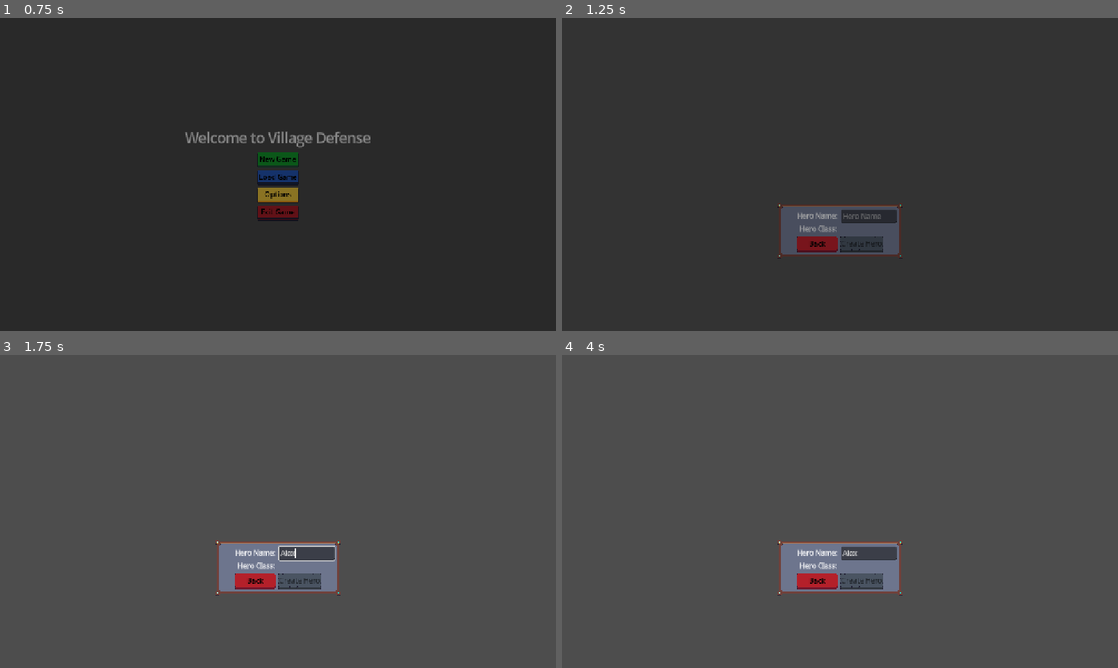
Above: before the commit, frames 1-4 (two rows, left to right).
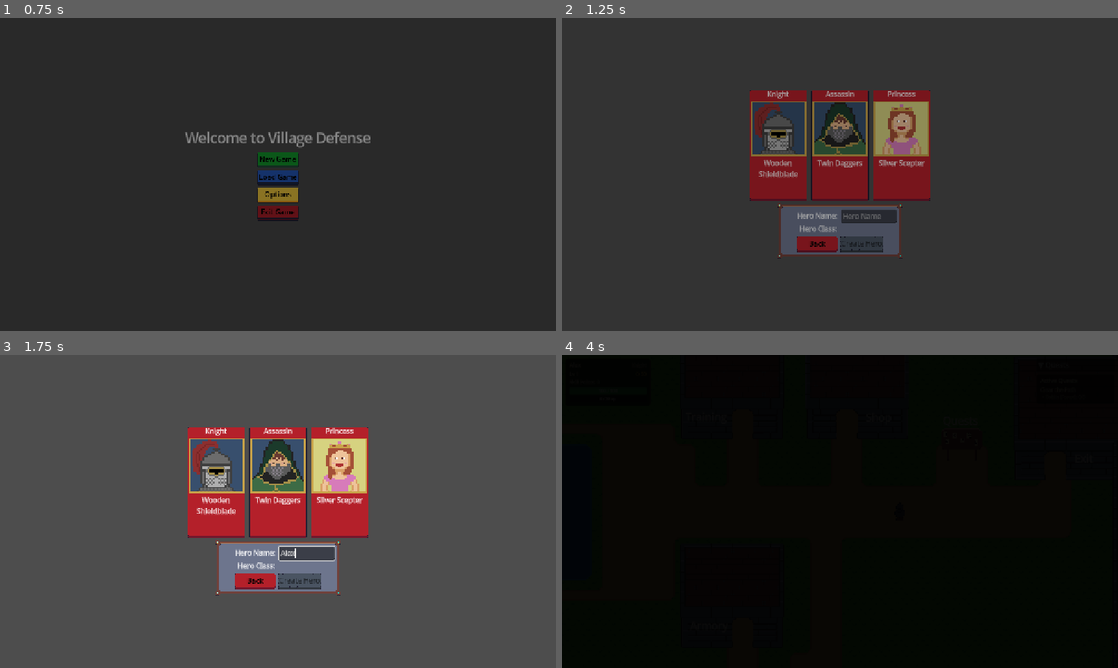
Above: after the commit, the same moments.

Repository: navtges3/PixelValley
Game: Godot game, scene res://scenes/ui/screens/main_menu_screen.tscn
Two runs of this game, one before a commit and one after it. Both use one fixed random seed, a clock stepped at 60 frames per second and the inputs below. Sound files missing from this copy of the repository are replaced by a short silence.
Inputs (mouse positions are in pixels of both pictures, inside the frame that each line leads up to):
- Up to frame 1 (0.75 s): click "New Game" at 0.5 s
- Up to frame 2 (1.25 s): no input
- Up to frame 3 (1.75 s): click (305, 552) at 1.27 s; type "Alex" at 1.35 s
- Up to frame 4 (4 s): click (778, 483) at 2.02 s; click (862, 580) at 2.75 s, where only the run after the commit has a clickable "Create Hero"; click (840, 423) at 3.5 s, where only the run after the commit has a clickable "Empty Slot"

Frame 1 is identical in both runs. In frame 2, 8.9% of the frame differs, in the area x 33-67%, y 23-59%; in frame 3, 11%; in frame 4, 100%, in the area x 0-100%, y 0-100%.

Commit message:
Refactor audio and item loading systems: replace preload with direct paths, implement caching for audio, and streamline item registration

Diff:
--- a/autoload/audio_manager.gd
+++ b/autoload/audio_manager.gd
@@ -13,9 +13,11 @@
 
 const MUSIC_FADE_TIME := 0.8
 
-const MUSIC := {
-	"background": preload("res://audio/background_music.mp3")
+const MUSIC_PATHS := {
+	"background": "res://audio/background_music.mp3",
 }
+
+var _music_cache: Dictionary = {}
 
 # ---------------------------------------------------------
 # INIT
@@ -46,10 +48,12 @@
 		_music_player.play()
 
 func play_music_by_id(id: String, fade := true) -> void:
-	if not MUSIC.has(id):
+	if not MUSIC_PATHS.has(id):
 		push_warning("AudioManager: Unknown music id '%s'" % id)
 		return
-	play_music(MUSIC[id], fade)
+	if not _music_cache.has(id):
+		_music_cache[id] = load(MUSIC_PATHS[id])
+	play_music(_music_cache[id], fade)
 
 func stop_music(fade := true) -> void:
 	if not _music_player.playing:
--- a/autoload/item_loader.gd
+++ b/autoload/item_loader.gd
@@ -1,100 +1,96 @@
 extends Node
 
-var _registry: Dictionary = {}
+var _paths: Dictionary = {}
+var _cache: Dictionary = {}
 
 func _ready() -> void:
 	_register_potions()
 	_register_weapons()
 
 func _register_potions() -> void:
-	_register("lesser_healing_potion", preload("res://resources/items/potions/lesser_healing_potion.tres"))
-	_register("greater_healing_potion", preload("res://resources/items/potions/greater_healing_potion.tres"))
-	_register("regeneration_potion", preload("res://resources/items/potions/regeneration_potion.tres"))
-	_register("attack_potion", preload("res://resources/items/potions/attack_potion.tres"))
-	_register("magic_potion", preload("res://resources/items/potions/magic_potion.tres"))
-	_register("defense_potion", preload("res://resources/items/potions/defense_potion.tres"))
-	_register("resistance_potion", preload("res://resources/items/potions/resistance_potion.tres"))
-	_register("energy_potion", preload("res://resources/items/potions/energy_potion.tres"))
-	_register("stonehide_tonic", preload("res://resources/items/potions/stonehide_tonic.tres"))
+	_register("lesser_healing_potion", "res://resources/items/potions/lesser_healing_potion.tres")
+	_register("greater_healing_potion", "res://resources/items/potions/greater_healing_potion.tres")
+	_register("regeneration_potion", "res://resources/items/potions/regeneration_potion.tres")
+	_register("attack_potion", "res://resources/items/potions/attack_potion.tres")
+	_register("magic_potion", "res://resources/items/potions/magic_potion.tres")
+	_register("defense_potion", "res://resources/items/potions/defense_potion.tres")
+	_register("resistance_potion", "res://resources/items/potions/resistance_potion.tres")
+	_register("energy_potion", "res://resources/items/potions/energy_potion.tres")
+	_register("stonehide_tonic", "res://resources/items/potions/stonehide_tonic.tres")
 
 func _register_weapons() -> void:
 	# Assassin - Common
-	_register("rusty_shortsword", preload("res://resources/items/weapons/assassin_weapons/common/rusty_shortsword.tres"))
-	_register("silent_dirk", preload("res://resources/items/weapons/assassin_weapons/common/silent_dirk.tres"))
-	_register("throwing_knives", preload("res://resources/items/weapons/assassin_weapons/common/throwing_knives.tres"))
-	_register("twin_daggers", preload("res://resources/items/weapons/assassin_weapons/common/twin_daggers.tres"))
-	_register("curved_scimitar", preload("res://resources/items/weapons/assassin_weapons/common/curved_scimitar.tres"))
+	_register("rusty_shortsword", "res://resources/items/weapons/assassin_weapons/common/rusty_shortsword.tres")
+	_register("silent_dirk", "res://resources/items/weapons/assassin_weapons/common/silent_dirk.tres")
+	_register("throwing_knives", "res://resources/items/weapons/assassin_weapons/common/throwing_knives.tres")
+	_register("twin_daggers", "res://resources/items/weapons/assassin_weapons/common/twin_daggers.tres")
+	_register("curved_scimitar", "res://resources/items/weapons/assassin_weapons/common/curved_scimitar.tres")
 	# Assassin - Rare
-	_register("eclipse_edge", preload("res://resources/items/weapons/assassin_weapons/rare/eclipse_edge.tres"))
-	_register("shadowveil_katar", preload("res://resources/items/weapons/assassin_weapons/rare/shadowveil_katar.tres"))
-	_register("venomfang_blades", preload("res://resources/items/weapons/assassin_weapons/rare/venomfang_blades.tres"))
+	_register("eclipse_edge", "res://resources/items/weapons/assassin_weapons/rare/eclipse_edge.tres")
+	_register("shadowveil_katar", "res://resources/items/weapons/assassin_weapons/rare/shadowveil_katar.tres")
+	_register("venomfang_blades", "res://resources/items/weapons/assassin_weapons/rare/venomfang_blades.tres")
 	# Assassin - Legendary
-	_register("shades_whisper", preload("res://resources/items/weapons/assassin_weapons/legendary/shades_whisper.tres"))
-	_register("widowmaker", preload("res://resources/items/weapons/assassin_weapons/legendary/widowmaker.tres"))
+	_register("shades_whisper", "res://resources/items/weapons/assassin_weapons/legendary/shades_whisper.tres")
+	_register("widowmaker", "res://resources/items/weapons/assassin_weapons/legendary/widowmaker.tres")
 	# Knight - Common
-	_register("bronze_mace", preload("res://resources/items/weapons/knight_weapons/common/bronze_mace.tres"))
-	_register("iron_longsword", preload("res://resources/items/weapons/knight_weapons/common/iron_longsword.tres"))
-	_register("soldiers_spear", preload("res://resources/items/weapons/knight_weapons/common/soldiers_spear.tres"))
-	_register("steel_claymore", preload("res://resources/items/weapons/knight_weapons/common/steel_claymore.tres"))
-	_register("wooden_shieldblade", preload("res://resources/items/weapons/knight_weapons/common/wooden_shieldblade.tres"))
+	_register("bronze_mace", "res://resources/items/weapons/knight_weapons/common/bronze_mace.tres")
+	_register("iron_longsword", "res://resources/items/weapons/knight_weapons/common/iron_longsword.tres")
+	_register("soldiers_spear", "res://resources/items/weapons/knight_weapons/common/soldiers_spear.tres")
+	_register("steel_claymore", "res://resources/items/weapons/knight_weapons/common/steel_claymore.tres")
+	_register("wooden_shieldblade", "res://resources/items/weapons/knight_weapons/common/wooden_shieldblade.tres")
 	# Knight - Rare
-	_register("knight_commanders_halberd", preload("res://resources/items/weapons/knight_weapons/rare/knight_commanders_halberd.tres"))
-	_register("oathkeeper_blade", preload("res://resources/items/weapons/knight_weapons/rare/oathkeeper_blade.tres"))
-	_register("paladins_brand", preload("res://resources/items/weapons/knight_weapons/rare/paladins_brand.tres"))
+	_register("knight_commanders_halberd", "res://resources/items/weapons/knight_weapons/rare/knight_commanders_halberd.tres")
+	_register("oathkeeper_blade", "res://resources/items/weapons/knight_weapons/rare/oathkeeper_blade.tres")
+	_register("paladins_brand", "res://resources/items/weapons/knight_weapons/rare/paladins_brand.tres")
 	# Knight - Legendary
-	_register("aegisbreaker", preload("res://resources/items/weapons/knight_weapons/legendary/aegisbreaker.tres"))
-	_register("valors_end", preload("res://resources/items/weapons/knight_weapons/legendary/valors_end.tres"))
+	_register("aegisbreaker", "res://resources/items/weapons/knight_weapons/legendary/aegisbreaker.tres")
+	_register("valors_end", "res://resources/items/weapons/knight_weapons/legendary/valors_end.tres")
 	# Princess - Common
-	_register("apprentices_wand", preload("res://resources/items/weapons/princess_weapons/common/apprentices_wand.tres"))
-	_register("enchanted_fan", preload("res://resources/items/weapons/princess_weapons/common/enchanted_fan.tres"))
-	_register("focus_orb", preload("res://resources/items/weapons/princess_weapons/common/focus_orb.tres"))
-	_register("runed_staff", preload("res://resources/items/weapons/princess_weapons/common/runed_staff.tres"))
-	_register("silver_scepter", preload("res://resources/items/weapons/princess_weapons/common/silver_scepter.tres"))
+	_register("apprentices_wand", "res://resources/items/weapons/princess_weapons/common/apprentices_wand.tres")
+	_register("enchanted_fan", "res://resources/items/weapons/princess_weapons/common/enchanted_fan.tres")
+	_register("focus_orb", "res://resources/items/weapons/princess_weapons/common/focus_orb.tres")
+	_register("runed_staff", "res://resources/items/weapons/princess_weapons/common/runed_staff.tres")
+	_register("silver_scepter", "res://resources/items/weapons/princess_weapons/common/silver_scepter.tres")
 	# Princess - Rare
-	_register("moonlight_wand", preload("res://resources/items/weapons/princess_weapons/rare/moonlight_wand.tres"))
-	_register("royal_channelers_staff", preload("res://resources/items/weapons/princess_weapons/rare/royal_channelers_staff.tres"))
-	_register("sages_mirror_orb", preload("res://resources/items/weapons/princess_weapons/rare/sages_mirror_orb.tres"))
+	_register("moonlight_wand", "res://resources/items/weapons/princess_weapons/rare/moonlight_wand.tres")
+	_register("royal_channelers_staff", "res://resources/items/weapons/princess_weapons/rare/royal_channelers_staff.tres")
+	_register("sages_mirror_orb", "res://resources/items/weapons/princess_weapons/rare/sages_mirror_orb.tres")
 	# Princess - Legendary
-	_register("celestias_crownstaff", preload("res://resources/items/weapons/princess_weapons/legendary/celestias_crownstaff.tres"))
-	_register("heart_of_eternity", preload("res://resources/items/weapons/princess_weapons/legendary/heart_of_eternity.tres"))
+	_register("celestias_crownstaff", "res://resources/items/weapons/princess_weapons/legendary/celestias_crownstaff.tres")
+	_register("heart_of_eternity", "res://resources/items/weapons/princess_weapons/legendary/heart_of_eternity.tres")
 
-func _register(id: String, item: Item) -> void:
-	if _registry.has(id):
+func _register(id: String, path: String) -> void:
+	if _paths.has(id):
 		push_warning("ItemLoader: duplicate registration for '%s'" % id)
 		return
-	_registry[id] = item
-
-# --- Public API ---
+	_paths[id] = path
 
 func get_item(id: String) -> Item:
 	if id == "":
 		return null
-	# Direct registry lookup (fast path)
-	if _registry.has(id):
-		return _registry[id]
-	# Migration: id is actually a full resource path from an old save
-	if id.begins_with("res://"):
-		var filename := id.get_file().get_basename()
-		if _registry.has(filename):
-			return _registry[filename]
-		push_warning("ItemLoader: path '%s' not in registry, falling back to load()" % id)
-		return load(id)
-	push_error("ItemLoader: unknown item id '%s'" % id)
+	if _cache.has(id):
+		return _cache[id]
+	if _paths.has(id):
+		var item := load(_paths[id]) as Item
+		_cache[id] = item
+		return item
 	return null
 
 func get_item_id(item: Item) -> String:
 	if item == null:
 		return ""
-	# Fast path: exact reference match
-	for id in _registry:
-		if _registry[id] == item:
+	for id in _cache:
+		if _cache[id] == item:
 			return id
-	# Fallback: name match for duplicated resources (e.g. shop items)
-	for id in _registry:
-		if _registry[id].name == item.name:
+	for id in _paths:
+		var cached := get_item(id)
+		if cached and cached.name == item.name:
 			return id
-	push_error("ItemLoader: item '%s' has no registered id - was it registered?" % item.name)
+	push_error("ItemLoader: item '%s' not registered" % item.name)
 	return ""
 
 func has_item(id: String) -> bool:
-	return _registry.has(id)
+	return _paths.has(id)
+
+func clear_cache() -> void:
+	_cache.clear()
--- a/autoload/monster_loader.gd
+++ b/autoload/monster_loader.gd
@@ -9,26 +9,22 @@
 	OGRE_KING,
 }
 
-var monster_db: Dictionary = {
-	MonsterID.GOBLIN: preload("res://resources/characters/monsters/goblin/goblin.tres"),
-	MonsterID.ORC: preload("res://resources/characters/monsters/orc/orc.tres"),
-	MonsterID.ORC_CHIEFTAIN: preload("res://resources/characters/monsters/orc_chieftain/orc_chieftain.tres"),
-	MonsterID.OGRE: preload("res://resources/characters/monsters/ogre/ogre.tres"),
-	MonsterID.OGRE_WARLORD: preload("res://resources/characters/monsters/ogre_warlord/ogre_warlord.tres"),
-	MonsterID.OGRE_KING: preload("res://resources/characters/monsters/ogre_king/ogre_king.tres"),
+var monster_paths: Dictionary = {
+	MonsterID.GOBLIN: "res://resources/characters/monsters/goblin/goblin.tres",
+	MonsterID.ORC: "res://resources/characters/monsters/orc/orc.tres",
+	MonsterID.ORC_CHIEFTAIN: "res://resources/characters/monsters/orc_chieftain/orc_chieftain.tres",
+	MonsterID.OGRE: "res://resources/characters/monsters/ogre/ogre.tres",
+	MonsterID.OGRE_WARLORD: "res://resources/characters/monsters/ogre_warlord/ogre_warlord.tres",
+	MonsterID.OGRE_KING: "res://resources/characters/monsters/ogre_king/ogre_king.tres",
 }
 
+func new_monster(monster_id: MonsterID) -> Monster:
+	if not monster_paths.has(monster_id):
+		push_error("MONSTER '%s' not found." % monster_id)
+		return null
+	return (load(monster_paths[monster_id]) as Monster).duplicate(true)
+
 func get_monster_name(monster_id: MonsterID) -> String:
-	if monster_id in monster_db:
-		return monster_db[monster_id].name
-	else:
+	if not monster_paths.has(monster_id):
 		return "Unknown Monster"
-
-func new_monster(monster_id: MonsterID) -> Monster:
-	if monster_id in monster_db:
-		var monster = monster_db[monster_id].duplicate(true) as Monster
-		print("Loading new %s..." % monster.name)
-		return monster
-	else:
-		push_error("Monster '%s' not found in database." % monster_id)
-		return null
+	return (load(monster_paths[monster_id]) as Monster).name
--- a/resources/characters/heroes/assassin/assassin.tres
+++ b/resources/characters/heroes/assassin/assassin.tres
@@ -3,33 +3,16 @@
 [ext_resource type="Script" uid="uid://blp0fv0xnajdb" path="res://scripts/data/active_effect.gd" id="1_5kf2f"]
 [ext_resource type="Resource" uid="uid://v505fsseyxvh" path="res://resources/characters/heroes/assassin/assassin_battle_visual.tres" id="2_yl6vl"]
 [ext_resource type="Resource" uid="uid://dxambea5c1r2r" path="res://resources/items/weapons/assassin_weapons/common/twin_daggers.tres" id="3_fisov"]
-[ext_resource type="Script" uid="uid://d0mdck5mlsm03" path="res://scripts/data/item_stack.gd" id="4_sg6bw"]
-[ext_resource type="Resource" uid="uid://cyiqwotfm3gq6" path="res://resources/items/potions/regeneration_potion.tres" id="5_irluw"]
-[ext_resource type="Resource" uid="uid://cfwejpwyn8due" path="res://resources/items/potions/attack_potion.tres" id="6_mtvg4"]
 [ext_resource type="Script" uid="uid://4rm24oomjap7" path="res://scripts/characters/inventory.gd" id="7_w01e8"]
-[ext_resource type="Script" uid="uid://dgykeyxn7fefw" path="res://scripts/data/weapon.gd" id="8_xru4w"]
 [ext_resource type="Texture2D" uid="uid://onvyq0o8uo1i" path="res://assets/heroes/assassin/assassin.png" id="9_v2cp1"]
 [ext_resource type="Script" uid="uid://b1x8jfufxk3xv" path="res://scripts/characters/hero.gd" id="10_bn4q3"]
 [ext_resource type="Script" uid="uid://hxleldka7y06" path="res://scripts/characters/stat_block.gd" id="11_k7l02"]
 [ext_resource type="SpriteFrames" uid="uid://eavowwne1r5i" path="res://resources/characters/heroes/assassin/assassin_world_sprite_frames.tres" id="12_yl6vl"]
 
-[sub_resource type="Resource" id="Resource_myjxf"]
-script = ExtResource("4_sg6bw")
-item = ExtResource("5_irluw")
-count = 2
-metadata/_custom_type_script = "uid://d0mdck5mlsm03"
-
-[sub_resource type="Resource" id="Resource_8bnnm"]
-script = ExtResource("4_sg6bw")
-item = ExtResource("6_mtvg4")
-count = 2
-metadata/_custom_type_script = "uid://d0mdck5mlsm03"
-
 [sub_resource type="Resource" id="Resource_0t77m"]
 script = ExtResource("7_w01e8")
 gold = 50
 equipped_weapon = ExtResource("3_fisov")
-potions = Array[ExtResource("4_sg6bw")]([SubResource("Resource_myjxf"), SubResource("Resource_8bnnm")])
 metadata/_custom_type_script = "uid://4rm24oomjap7"
 
 [sub_resource type="Resource" id="Resource_3wgu5"]
--- a/resources/characters/heroes/knight/knight.tres
+++ b/resources/characters/heroes/knight/knight.tres
@@ -3,33 +3,16 @@
 [ext_resource type="Script" uid="uid://blp0fv0xnajdb" path="res://scripts/data/active_effect.gd" id="1_it814"]
 [ext_resource type="Resource" uid="uid://b0yth7mxsivg0" path="res://resources/characters/heroes/knight/knight_battle_visual.tres" id="2_2ujav"]
 [ext_resource type="Resource" uid="uid://br6hwj0vp2ykl" path="res://resources/items/weapons/knight_weapons/common/wooden_shieldblade.tres" id="3_1b3f1"]
-[ext_resource type="Script" uid="uid://d0mdck5mlsm03" path="res://scripts/data/item_stack.gd" id="4_h2kic"]
-[ext_resource type="Resource" uid="uid://cyiqwotfm3gq6" path="res://resources/items/potions/regeneration_potion.tres" id="5_psytt"]
-[ext_resource type="Resource" uid="uid://4gl0mwbttg8d" path="res://resources/items/potions/energy_potion.tres" id="6_ygbpt"]
 [ext_resource type="Script" uid="uid://4rm24oomjap7" path="res://scripts/characters/inventory.gd" id="7_i6dhb"]
-[ext_resource type="Script" uid="uid://dgykeyxn7fefw" path="res://scripts/data/weapon.gd" id="8_33c6g"]
 [ext_resource type="Texture2D" uid="uid://c8hydb1a47nnk" path="res://assets/heroes/knight/knight.png" id="9_gftrw"]
 [ext_resource type="Script" uid="uid://b1x8jfufxk3xv" path="res://scripts/characters/hero.gd" id="10_y0wgc"]
 [ext_resource type="Script" uid="uid://hxleldka7y06" path="res://scripts/characters/stat_block.gd" id="11_qfr5j"]
 [ext_resource type="SpriteFrames" uid="uid://d31u570pq5i0f" path="res://resources/characters/heroes/knight/knight_world_sprite_frames.tres" id="12_2ujav"]
 
-[sub_resource type="Resource" id="Resource_nsv5r"]
-script = ExtResource("4_h2kic")
-item = ExtResource("5_psytt")
-count = 2
-metadata/_custom_type_script = "uid://d0mdck5mlsm03"
-
-[sub_resource type="Resource" id="Resource_msovw"]
-script = ExtResource("4_h2kic")
-item = ExtResource("6_ygbpt")
-count = 2
-metadata/_custom_type_script = "uid://d0mdck5mlsm03"
-
 [sub_resource type="Resource" id="Resource_w4hxg"]
 script = ExtResource("7_i6dhb")
 gold = 50
 equipped_weapon = ExtResource("3_1b3f1")
-potions = Array[ExtResource("4_h2kic")]([SubResource("Resource_nsv5r"), SubResource("Resource_msovw")])
 metadata/_custom_type_script = "uid://4rm24oomjap7"
 
 [sub_resource type="Resource" id="Resource_wwsut"]
--- a/resources/characters/heroes/princess/princess.tres
+++ b/resources/characters/heroes/princess/princess.tres
@@ -3,33 +3,16 @@
 [ext_resource type="Script" uid="uid://blp0fv0xnajdb" path="res://scripts/data/active_effect.gd" id="1_j0i8t"]
 [ext_resource type="Resource" uid="uid://c2n1qo8jdtaxw" path="res://resources/characters/heroes/princess/princess_battle_visual.tres" id="2_cu6tq"]
 [ext_resource type="Resource" uid="uid://2xnjln6p48rw" path="res://resources/items/weapons/princess_weapons/common/silver_scepter.tres" id="3_if4lv"]
-[ext_resource type="Script" uid="uid://d0mdck5mlsm03" path="res://scripts/data/item_stack.gd" id="4_pouv5"]
-[ext_resource type="Resource" uid="uid://cyiqwotfm3gq6" path="res://resources/items/potions/regeneration_potion.tres" id="5_rw6ih"]
-[ext_resource type="Resource" uid="uid://4gl0mwbttg8d" path="res://resources/items/potions/energy_potion.tres" id="6_eoppb"]
 [ext_resource type="Script" uid="uid://4rm24oomjap7" path="res://scripts/characters/inventory.gd" id="7_ckwek"]
-[ext_resource type="Script" uid="uid://dgykeyxn7fefw" path="res://scripts/data/weapon.gd" id="8_43vr3"]
 [ext_resource type="Texture2D" uid="uid://crvpafnprgkcq" path="res://assets/heroes/princess/Princess.png" id="9_b4bc3"]
 [ext_resource type="Script" uid="uid://b1x8jfufxk3xv" path="res://scripts/characters/hero.gd" id="10_j6iev"]
 [ext_resource type="Script" uid="uid://hxleldka7y06" path="res://scripts/characters/stat_block.gd" id="11_vf8yv"]
 [ext_resource type="SpriteFrames" uid="uid://br70y6oaqtnhn" path="res://resources/characters/heroes/princess/princess_world_sprite_frames.tres" id="12_cu6tq"]
 
-[sub_resource type="Resource" id="Resource_2mwf8"]
-script = ExtResource("4_pouv5")
-item = ExtResource("5_rw6ih")
-count = 2
-metadata/_custom_type_script = "uid://d0mdck5mlsm03"
-
-[sub_resource type="Resource" id="Resource_xylvd"]
-script = ExtResource("4_pouv5")
-item = ExtResource("6_eoppb")
-count = 2
-metadata/_custom_type_script = "uid://d0mdck5mlsm03"
-
 [sub_resource type="Resource" id="Resource_od506"]
 script = ExtResource("7_ckwek")
 gold = 50
 equipped_weapon = ExtResource("3_if4lv")
-potions = Array[ExtResource("4_pouv5")]([SubResource("Resource_2mwf8"), SubResource("Resource_xylvd")])
 metadata/_custom_type_script = "uid://4rm24oomjap7"
 
 [sub_resource type="Resource" id="Resource_qej26"]
--- a/scripts/data/effect.gd
+++ b/scripts/data/effect.gd
@@ -4,6 +4,20 @@
 enum EffectType { HEAL, ENERGY, POISON,
 					BUFF_ATTACK, BUFF_MAGIC, BUFF_DEFENSE, BUFF_RESISTANCE,
 					DEBUFF_ATTACK, DEBUFF_MAGIC, DEBUFF_DEFENSE, DEBUFF_RESISTANCE }
+
+const THEME_PATHS: Dictionary = {
+	Effect.EffectType.HEAL:             "res://resources/ui/button_themes/regular/green_button.tres",
+	Effect.EffectType.ENERGY:           "res://resources/ui/button_themes/regular/yellow_button.tres",
+	Effect.EffectType.POISON:           "res://resources/ui/button_themes/regular/green_button.tres",
+	Effect.EffectType.BUFF_ATTACK:      "res://resources/ui/button_themes/regular/red_button.tres",
+	Effect.EffectType.BUFF_MAGIC:       "res://resources/ui/button_themes/regular/red_button.tres",
+	Effect.EffectType.BUFF_DEFENSE:     "res://resources/ui/button_themes/regular/blue_button.tres",
+	Effect.EffectType.BUFF_RESISTANCE:  "res://resources/ui/button_themes/regular/blue_button.tres",
+	Effect.EffectType.DEBUFF_ATTACK:    "res://resources/ui/button_themes/regular/red_button.tres",
+	Effect.EffectType.DEBUFF_MAGIC:     "res://resources/ui/button_themes/regular/red_button.tres",
+	Effect.EffectType.DEBUFF_DEFENSE:   "res://resources/ui/button_themes/regular/blue_button.tres",
+	Effect.EffectType.DEBUFF_RESISTANCE:"res://resources/ui/button_themes/regular/blue_button.tres",
+}
 
 @export var type: EffectType
 @export var strength: int = 0
@@ -46,27 +60,5 @@
 	return "%s (%d %s)" % [type_text, turns_remaining, turn_text]
 
 func get_button_theme() -> Theme:
-	match type:
-		Effect.EffectType.HEAL:
-			return preload("res://resources/ui/button_themes/regular/green_button.tres")
-		Effect.EffectType.ENERGY:
-			return preload("res://resources/ui/button_themes/regular/yellow_button.tres")
-		Effect.EffectType.POISON:
-			return preload("res://resources/ui/button_themes/regular/green_button.tres")
-		Effect.EffectType.BUFF_ATTACK:
-			return preload("res://resources/ui/button_themes/regular/red_button.tres")
-		Effect.EffectType.BUFF_MAGIC:
-			return preload("res://resources/ui/button_themes/regular/red_button.tres")
-		Effect.EffectType.BUFF_DEFENSE:
-			return preload("res://resources/ui/button_themes/regular/blue_button.tres")
-		Effect.EffectType.BUFF_RESISTANCE:
-			return preload("res://resources/ui/button_themes/regular/blue_button.tres")
-		Effect.EffectType.DEBUFF_ATTACK:
-			return preload("res://resources/ui/button_themes/regular/red_button.tres")
-		Effect.EffectType.DEBUFF_MAGIC:
-			return preload("res://resources/ui/button_themes/regular/red_button.tres")
-		Effect.EffectType.DEBUFF_DEFENSE:
-			return preload("res://resources/ui/button_themes/regular/blue_button.tres")
-		Effect.EffectType.DEBUFF_RESISTANCE:
-			return preload("res://resources/ui/button_themes/regular/blue_button.tres")
-	return preload("res://resources/ui/button_themes/regular/gray_button.tres")
+	var path = THEME_PATHS.get(type, "res://resources/ui/button_themes/regular/gray_button.tres")
+	return load(path) as Theme
--- a/scripts/systems/quest_manager.gd
+++ b/scripts/systems/quest_manager.gd
@@ -1,18 +1,18 @@
 extends Resource
 class_name QuestManager
 
-const QUEST_LIST := [
-	preload("res://resources/quests/quest_1.tres"),
-	preload("res://resources/quests/quest_2.tres"),
-	preload("res://resources/quests/quest_3.tres"),
-	preload("res://resources/quests/quest_4.tres"),
-	preload("res://resources/quests/quest_5.tres"),
-	preload("res://resources/quests/quest_6.tres"),
-	preload("res://resources/quests/quest_7.tres"),
-	preload("res://resources/quests/quest_8.tres"),
-	preload("res://resources/quests/quest_9.tres"),
-	preload("res://resources/quests/quest_10.tres"),
-	preload("res://resources/quests/quest_11.tres"),
+const QUEST_PATHS := [
+	"res://resources/quests/quest_1.tres",
+	"res://resources/quests/quest_2.tres",
+	"res://resources/quests/quest_3.tres",
+	"res://resources/quests/quest_4.tres",
+	"res://resources/quests/quest_5.tres",
+	"res://resources/quests/quest_6.tres",
+	"res://resources/quests/quest_7.tres",
+	"res://resources/quests/quest_8.tres",
+	"res://resources/quests/quest_9.tres",
+	"res://resources/quests/quest_10.tres",
+	"res://resources/quests/quest_11.tres",
 ]
 
 const FIRST_QUEST_ID := 1
@@ -25,8 +25,9 @@
 	locked_quests = []
 	available_quests = []
 	completed_quests = []
-	for quest_res in QUEST_LIST:
-		locked_quests.append(quest_res.duplicate(true))
+	for path in QUEST_PATHS:
+		var quest := (load(path) as Quest).duplicate(true)
+		locked_quests.append(quest)
 	if locked_quests.size() > 0:
 		unlock_quest_by_id(FIRST_QUEST_ID)
 	_connect_signals()
